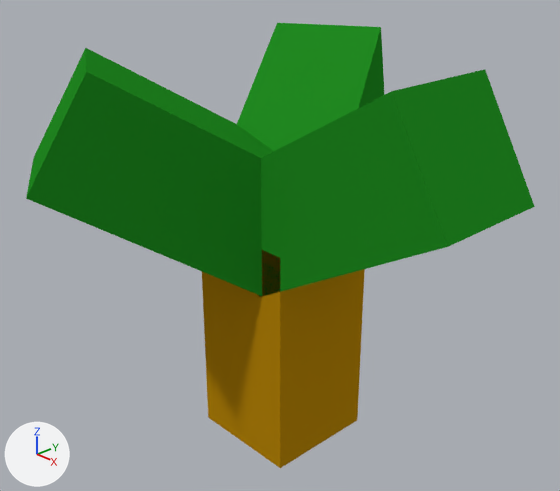
Before and after pictures for a commit that changed the Blender file 56-PH-Animation/01-Models/ph-tree.blend.
The view is the same before and after, from a 50 mm camera at (8.85, -8.39, 6.68) aimed at (0.17, -0.23, 1.46). The axes (+X, +Y, +Z) are drawn at lower left. The lights are the same throughout.

Script lines for the objects in view, before the commit:
```python
ob_baum = bpy.data.objects.new('Baum', me_cube_001)
ob_baum.location = (0.0, 0.0, -0.25)
ob_baum.scale = (1.0, 1.0, 2.0)
ob_cube_001 = bpy.data.objects.new('Cube.001', me_cube_002)
ob_cube_001.parent = ob_baum
ob_cube_001.location = (0.0, 0.0, 2.0)
ob_cube_001.rotation_euler = (0.0, 1.047, 0.0)  # degrees (0, 60, 0)
ob_cube_001.scale = (1.0, 1.0, 2.0)
ob_cube_002 = bpy.data.objects.new('Cube.002', me_cube_003)
ob_cube_002.parent = ob_baum
ob_cube_002.location = (0.0, 0.0, 2.0)
ob_cube_002.rotation_euler = (0.0, 1.047, 2.094)  # degrees (0, 60, 120)
ob_cube_002.scale = (1.0, 1.0, 2.0)
ob_cube_003 = bpy.data.objects.new('Cube.003', me_cube_004)
ob_cube_003.parent = ob_baum
ob_cube_003.location = (0.0, 0.0, 2.0)
ob_cube_003.rotation_euler = (0.0, 1.047, 4.189)  # degrees (0, 60, 240)
ob_cube_003.scale = (1.0, 1.0, 2.0)
```
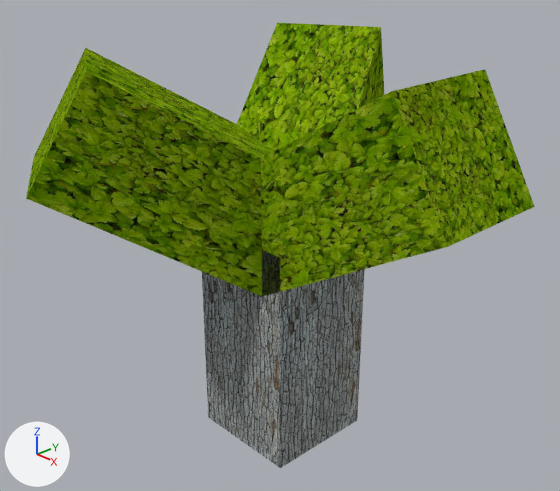
Location of each change, (x1, y1, x2, y2) in pixels of the pictures (560 x 491 px):
'Cube.001', recoloured, surface changed
    both: (259, 69, 535, 297)
'Cube.003', recoloured
    both: (26, 48, 274, 296)
'Baum', recoloured (yellow to grey)
    both: (202, 250, 365, 468)
'Cube.002', recoloured, surface changed
    both: (237, 23, 385, 151)

What changed in the scene script:
```text
Add img_leaf_texture_01_jpg:
    img_leaf_texture_01_jpg = load_image('leaf_texture_01.jpg', '../02-Texture/leaf_texture_01.jpg', 512, 512, 'sRGB')
Add img_bark_texture_01_jpg:
    img_bark_texture_01_jpg = load_image('bark_texture_01.jpg', '../02-Texture/bark_texture_01.jpg', 600, 600, 'sRGB')
Add mat_leaf_material_01:
    mat_leaf_material_01 = diffuse_material('leaf_material_01')
    mat_leaf_material_01.texture = img_leaf_texture_01_jpg
    mat_leaf_material_01.roughness = 0.235
Add mat_bark_material_01:
    mat_bark_material_01 = diffuse_material('bark_material_01')
    mat_bark_material_01.texture = img_bark_texture_01_jpg
Change me_cube_001:
    where me_cube_001.from_pydata(...)  # 8 vertices, 6 faces; spans x -1.0..1.0, y -1.0..1.0, z -1.0..1.0
    remove me_cube_001.materials.append(mat_material_001)  # yellow #b8860b
    add me_cube_001.materials.append(mat_bark_material_01)  # picture img_bark_texture_01_jpg
Change me_cube_004:
    where me_cube_004.from_pydata(...)  # 8 vertices, 6 faces; spans x -1.0..1.0, y -1.0..1.0, z 0.0..2.0
    remove me_cube_004.materials.append(mat_material_004)  # green #228b22
    add me_cube_004.materials.append(mat_leaf_material_01)  # picture img_leaf_texture_01_jpg
Change me_cube_003:
    where me_cube_003.from_pydata(...)  # 8 vertices, 6 faces; spans x -1.0..1.0, y -1.0..1.0, z 0.0..2.0
    used by ob_cube_002; parent = ob_baum; location = (0.0, 0.0, 2.0); rotation_euler = (0.0, 1.047, 2.094), in degrees (0, 60, 120); scale = (1.0, 1.0, 2.0)
    remove me_cube_003.materials.append(mat_material_003)  # green #228b22
    me_cube_003 part 1: texture (UV) coordinates changed
    add me_cube_003.materials.append(mat_leaf_material_01)  # picture img_leaf_texture_01_jpg
Change me_cube_002:
    where me_cube_002.from_pydata(...)  # 8 vertices, 6 faces; spans x -1.0..1.0, y -1.0..1.0, z 0.0..2.0
    used by ob_cube_001; parent = ob_baum; location = (0.0, 0.0, 2.0); rotation_euler = (0.0, 1.047, 0.0), in degrees (0, 60, 0); scale = (1.0, 1.0, 2.0)
    remove me_cube_002.materials.append(mat_material_002)  # green #228b22
    me_cube_002 part 2: texture (UV) coordinates changed
    add me_cube_002.materials.append(mat_leaf_material_01)  # picture img_leaf_texture_01_jpg
```
